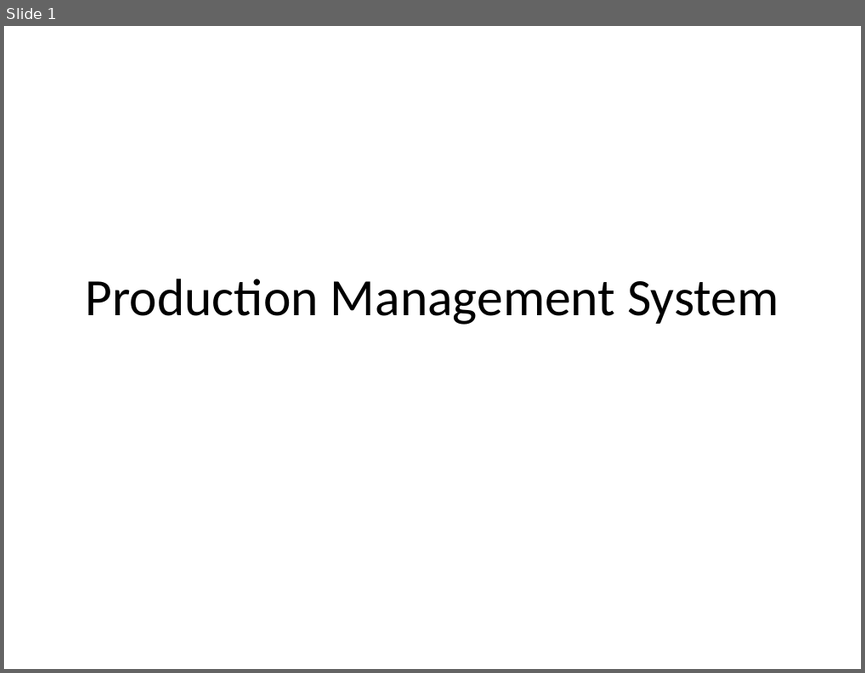
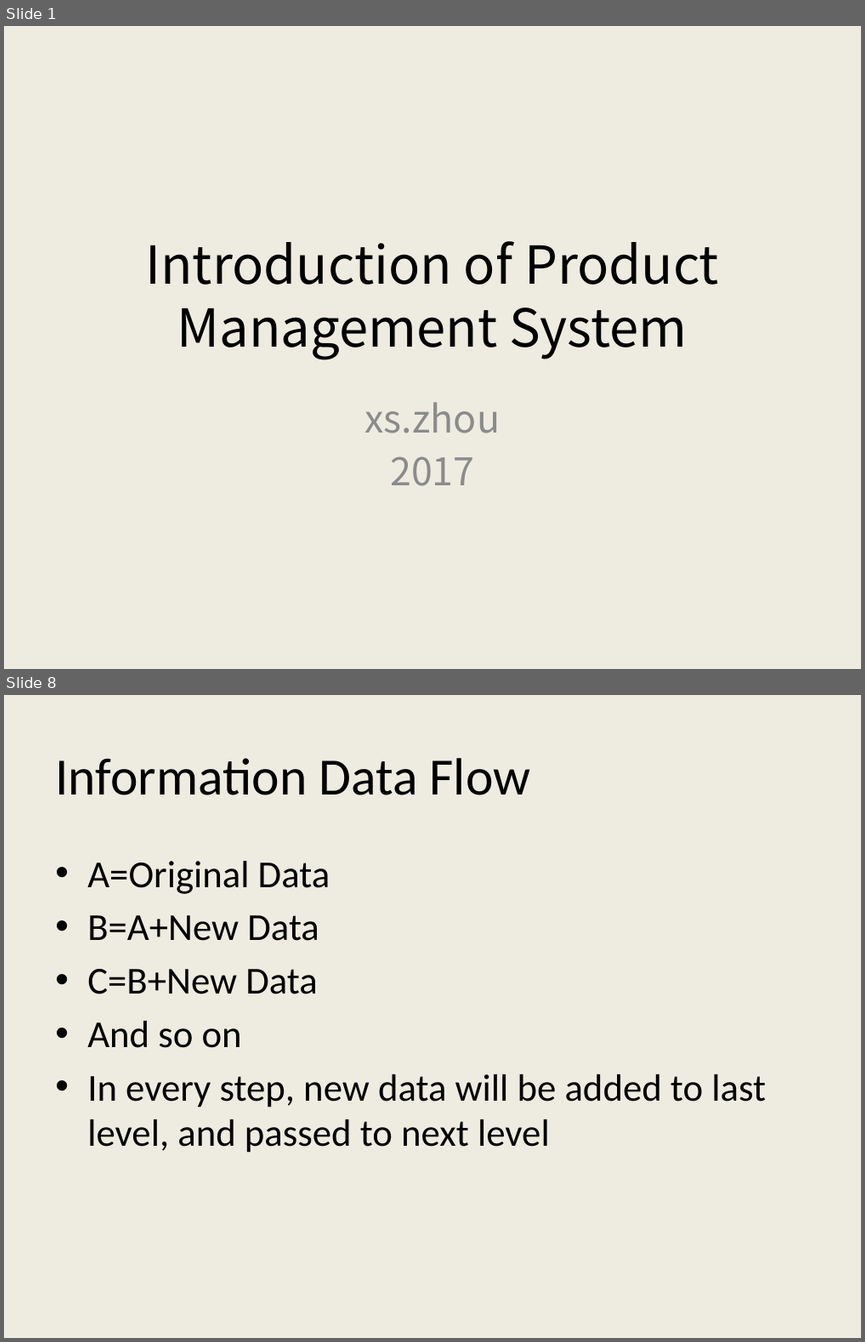
Before and after one commit to AlecSPb/PMS, a slide deck: PMSClient/Resource/Files/pmshelp_en.pptx. Shown one above the other, each under a label of ours: slide 1 before the commit, slides 1 and 8 after it; the slides between them are not shown. The pictures are 865x673 and 865x1342 pixels, drawn with LibreOffice and Linux fonts; fonts in the diff are those of the drawing. Boxes give left, top, right and bottom in pixels: in the first picture for what was removed or moved away, otherwise in the second. Text is boxed around its words. In the diff, an @@ line names an element or a change of style, - is before the commit and + after.

```diff
--- a/PMSClient/Resource/Files/pmshelp_en.pptx
+++ b/PMSClient/Resource/Files/pmshelp_en.pptx
@@ slide 8 added at (4, 695, 861, 1338), background #EEECE1 @@
@@ title added at (55, 758, 531, 795), 44 pt, text #000000 @@
+Information Data Flow
@@ text added at (87, 861, 766, 1152), 32 pt, text #000000 @@
+• A=Original Data
+• B=A+New Data
+• C=B+New Data
+• And so on
+• In every step, new data will be added to last level, and passed to next level
@@ slide 1 changed as well @@
@@ background #FFFFFF to #EEECE1 @@
@@ title at (145, 241, 719, 360): text changed; font Calibri to Noto Sans CJK SC @@
-Production Management System
+Introduction of Product Management System
@@ subtitle added at (365, 402, 500, 486), 32 pt, text #8C8C8C @@
+xs.zhou
+2017
```
Also in this commit, not shown: 1 other slide changed, 11 other slides added, 10 slides removed, 1 other file.
